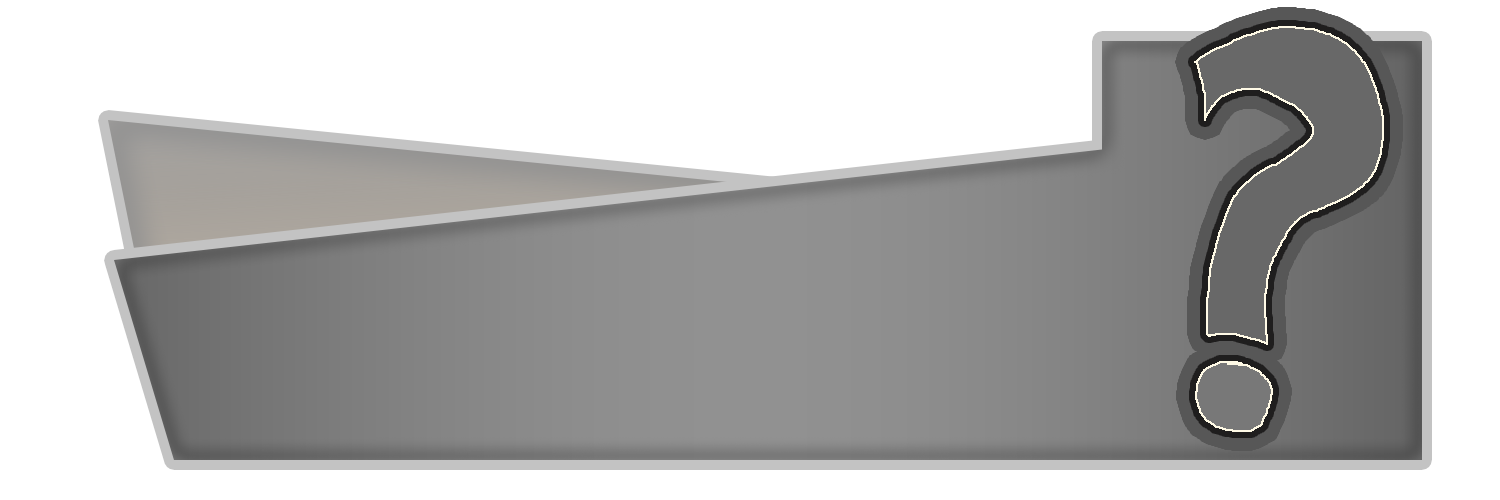
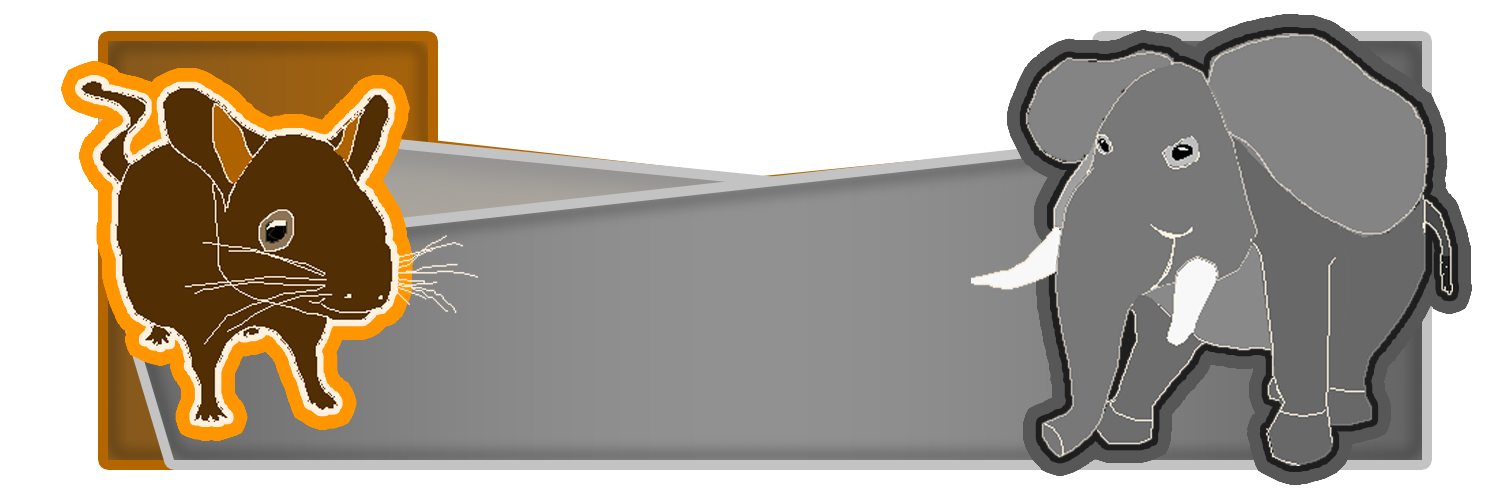
Layered file, before and after one edit (1500×500). Changes by layer:
hid "Layer 11" over box(1194, 26, 1384, 432)
showed group "Group 3" (2 layers) over box(971, 33, 1453, 466)
showed group "Group 1" (2 layers) over box(80, 80, 478, 422)
showed group "Group 2" (2 layers) over box(108, 41, 1422, 460)
